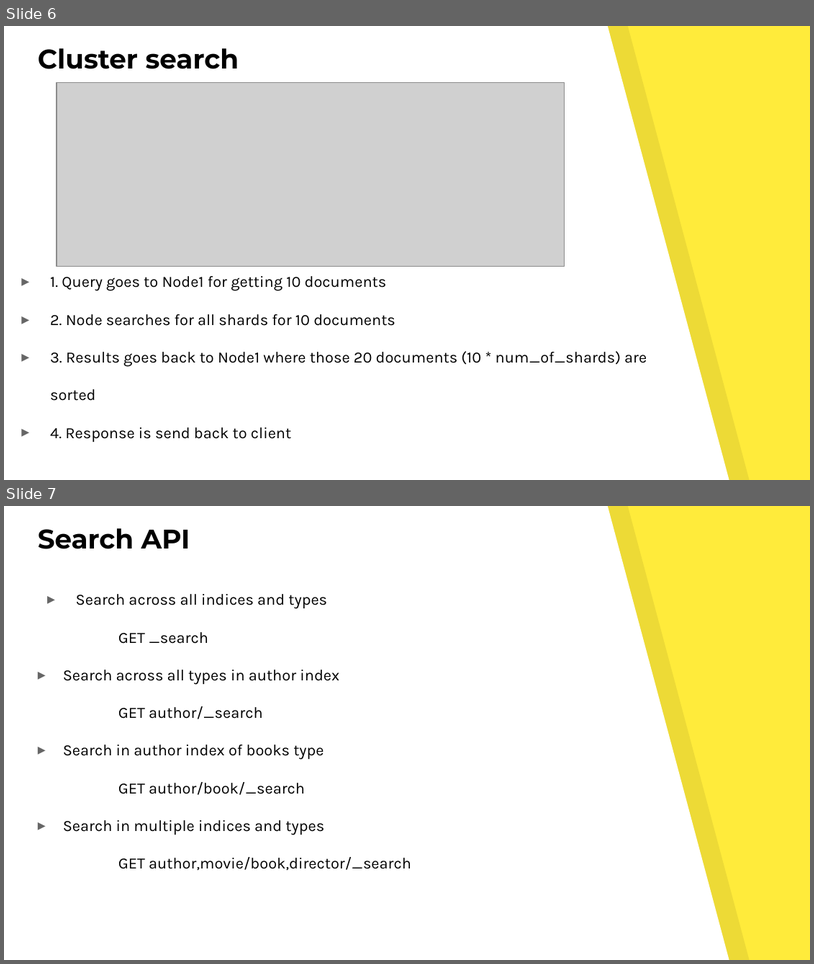
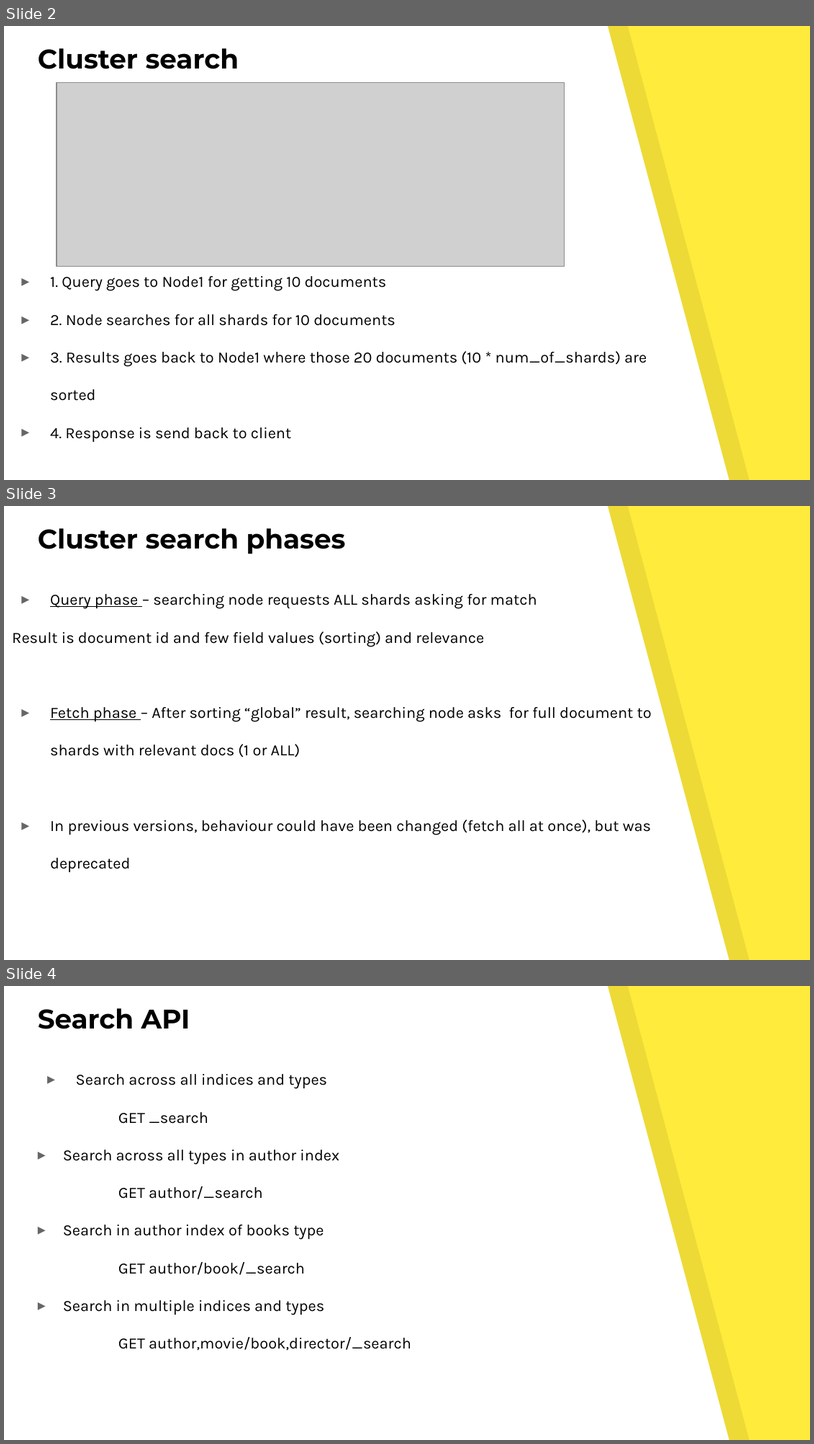
Before and after one commit to kucera-jan-cz/elasticsearch-course, a slide deck: 02 - search.pptx. Shown one above the other, each under a label of ours: slides 6 and 7 before the commit, slides 2, 3 and 4 after it. The pictures are 814x964 and 814x1444 pixels, drawn with LibreOffice and Linux fonts; fonts in the diff are those of the drawing; grey boxes stand for pictures. Boxes give left, top, right and bottom in pixels: in the first picture for what was removed or moved away, otherwise in the second. Text is boxed around its words. In the diff, an @@ line names an element or a change of style, - is before the commit and + after.

Commit message:
Added: new slides to search presentation

```diff
--- a/02 - search.pptx
+++ b/02 - search.pptx
@@ slide 3 added at bbox=[4, 506, 810, 960], background #FFEB3B; not listed: 2 template elements that a slide beside it also shows @@
@@ title added at bbox=[38, 528, 346, 554], 24 pt, text #000000, bold @@
+Cluster search phases
@@ text added at bbox=[12, 594, 652, 872], 14 pt, text #000000 @@
+▸ Query phase – searching node requests ALL shards asking for match
+    Result is document id and few field values (sorting) and relevance
+▸ Fetch phase – After sorting “global” result, searching node asks for full document to shards with relevant docs (1 or ALL)
+▸ In previous versions, behaviour could have been changed (fetch all at once), but was deprecated
@@ what was slide 6 is now slide 2 @@
@@ what was slide 7 is now slide 4 @@
```
Also in this commit, not shown: 3 slides changed, 4 other slides added, 1 other file.
